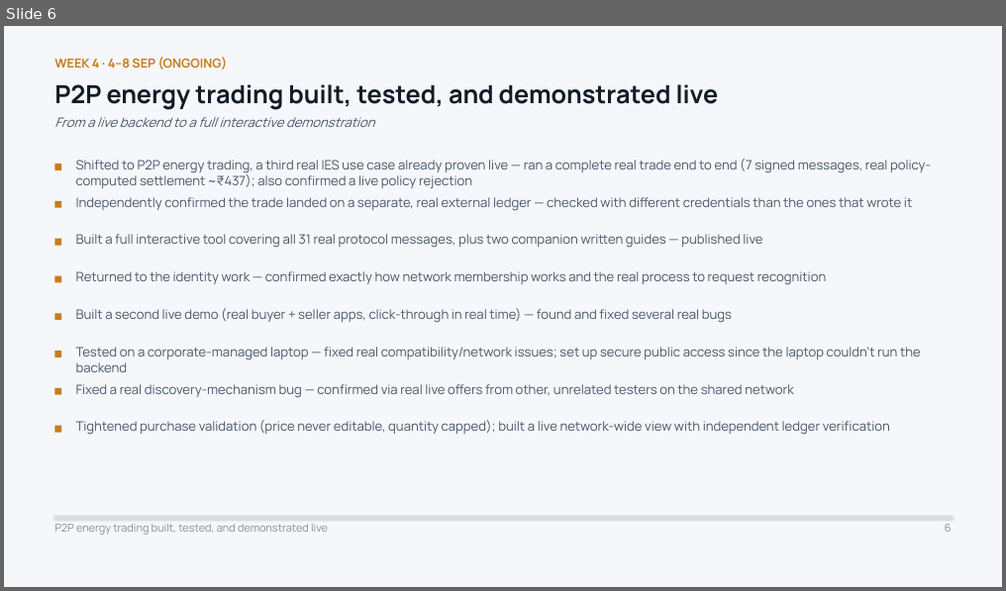
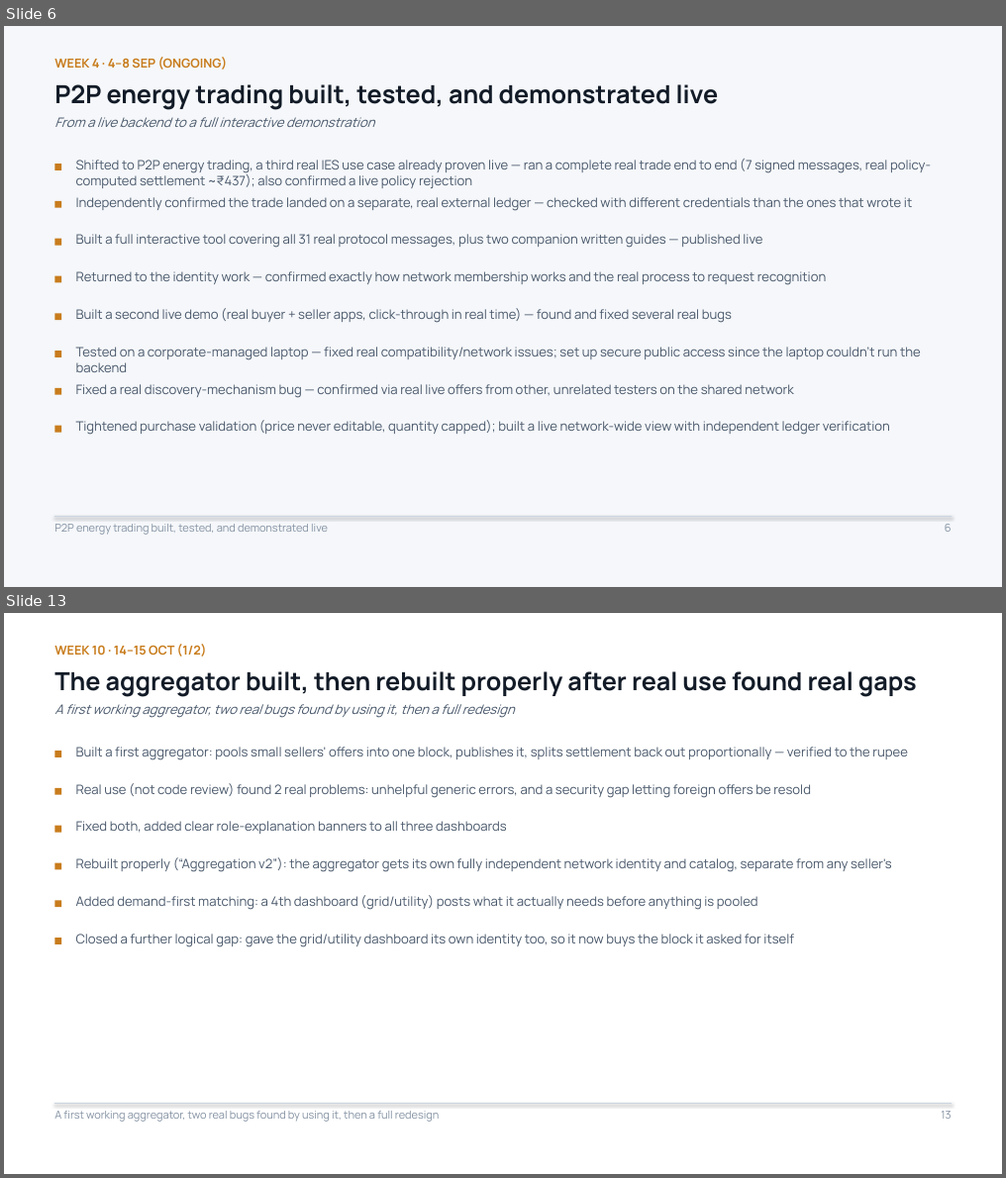
Before and after one commit to Sanjay-dev22/personal-deg, a slide deck: work-record/DEG-IES-Work-Record.pptx. Shown one above the other, each under a label of ours: slide 6 before the commit, slides 6 and 13 after it; the slides between them are not shown. The pictures are 1006x591 and 1006x1178 pixels, drawn with LibreOffice and Linux fonts; fonts in the diff are those of the drawing. Boxes give left, top, right and bottom in pixels: in the first picture for what was removed or moved away, otherwise in the second. Text is boxed around its words. In the diff, an @@ line names an element or a change of style, - is before the commit and + after.

```diff
--- a/work-record/DEG-IES-Work-Record.pptx
+++ b/work-record/DEG-IES-Work-Record.pptx
@@ slide 13 added at [4, 613, 1002, 1174], background #FFFFFF @@
@@ text added at [54, 644, 207, 657], 12 pt, text #C87C1C, bold @@
+WEEK 10 · 14–15 OCT (1/2)
@@ text added at [54, 671, 917, 696], 24 pt, text #121B27, bold @@
+The aggregator built, then rebuilt properly after real use found real gaps
@@ text added at [54, 704, 515, 718], 12.5 pt, text #48576A, italic @@
+A first working aggregator, two real bugs found by using it, then a full redesign
@@ rectangle added at [54, 751, 61, 758], fill #C87C1C @@
@@ text added at [76, 747, 908, 761], 12.5 pt, text #48576A @@
+Built a first aggregator: pools small sellers' offers into one block, publishes it, splits settlement back out proportionally — verified to the rupee
@@ rectangle added at [54, 788, 61, 795], fill #C87C1C @@
@@ text added at [76, 783, 811, 798], 12.5 pt, text #48576A @@
+Real use (not code review) found 2 real problems: unhelpful generic errors, and a security gap letting foreign offers be resold
@@ rectangle added at [54, 826, 61, 833], fill #C87C1C @@
@@ text added at [76, 821, 507, 834], 12.5 pt, text #48576A @@
+Fixed both, added clear role-explanation banners to all three dashboards
@@ rectangle added at [54, 863, 61, 869], fill #C87C1C @@
@@ text added at [76, 858, 892, 872], 12.5 pt, text #48576A @@
+Rebuilt properly (“Aggregation v2”): the aggregator gets its own fully independent network identity and catalog, separate from any seller's
@@ rectangle added at [54, 900, 61, 907], fill #C87C1C @@
@@ text added at [76, 895, 758, 910], 12.5 pt, text #48576A @@
+Added demand-first matching: a 4th dashboard (grid/utility) posts what it actually needs before anything is pooled
@@ rectangle added at [54, 938, 61, 945], fill #C87C1C @@
@@ text added at [76, 934, 794, 948], 12.5 pt, text #48576A @@
+Closed a further logical gap: gave the grid/utility dashboard its own identity too, so it now buys the block it asked for itself
@@ line added from (54, 1103) to (951, 1103), #CBD5E0 0.75 pt @@
@@ text added at [54, 1111, 439, 1122], 10.5 pt, text #8391A2 @@
+A first working aggregator, two real bugs found by using it, then a full redesign
@@ text added at [941, 1111, 950, 1119], 10.5 pt, text #8391A2 @@
+13
```
Also in this commit, not shown: 2 slides changed, 7 other slides added, 2 other files.
